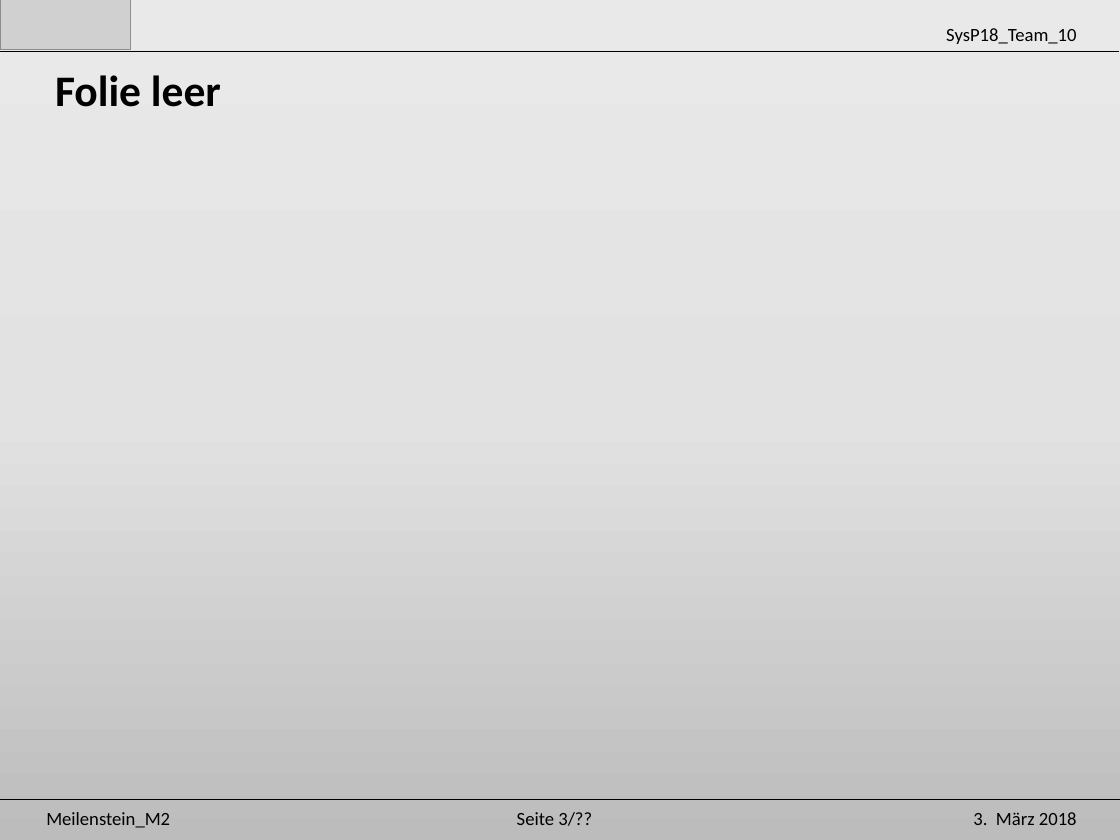
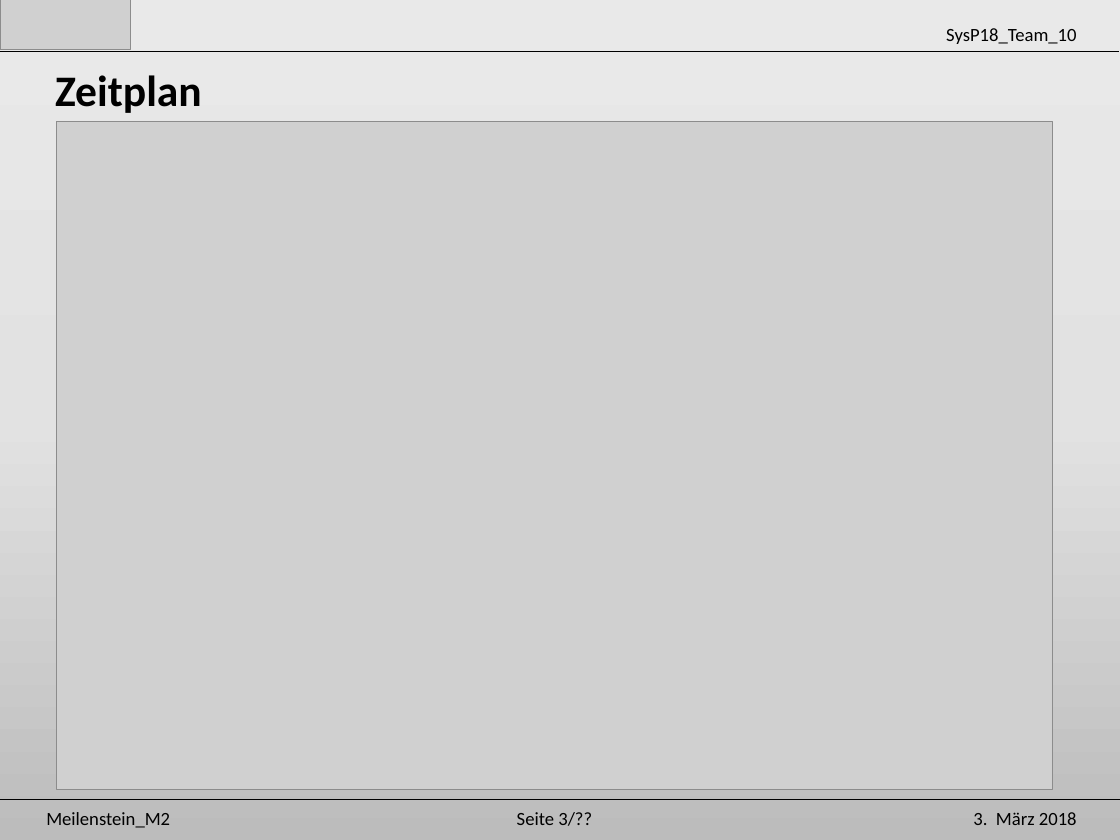
Before and after one commit to Unaqwyn/SysP18_1cv, a slide deck: slide 20 of 01_Organisation/02_Meilensteine/m2/Praesentation_m2.pptx. Drawn at 1120x840 pixels with LibreOffice and Linux fonts; fonts in the diff are those of the drawing; grey boxes stand for pictures. Boxes give left, top, right and bottom in pixels: in the first picture for what was removed or moved away, otherwise in the second. Text is boxed around its words. In the diff, an @@ line names an element or a change of style, - is before the commit and + after.

```diff
--- a/01_Organisation/02_Meilensteine/m2/Praesentation_m2.pptx
+++ b/01_Organisation/02_Meilensteine/m2/Praesentation_m2.pptx
@@ text removed at (55,75,221,107) @@
-Folie leer
@@ text added at (55,75,202,113), 28 pt, text #000000, bold @@
+Zeitplan
@@ picture added at (56,121,1053,788) @@
```
Also in this commit, not shown: 11 other slides changed.
